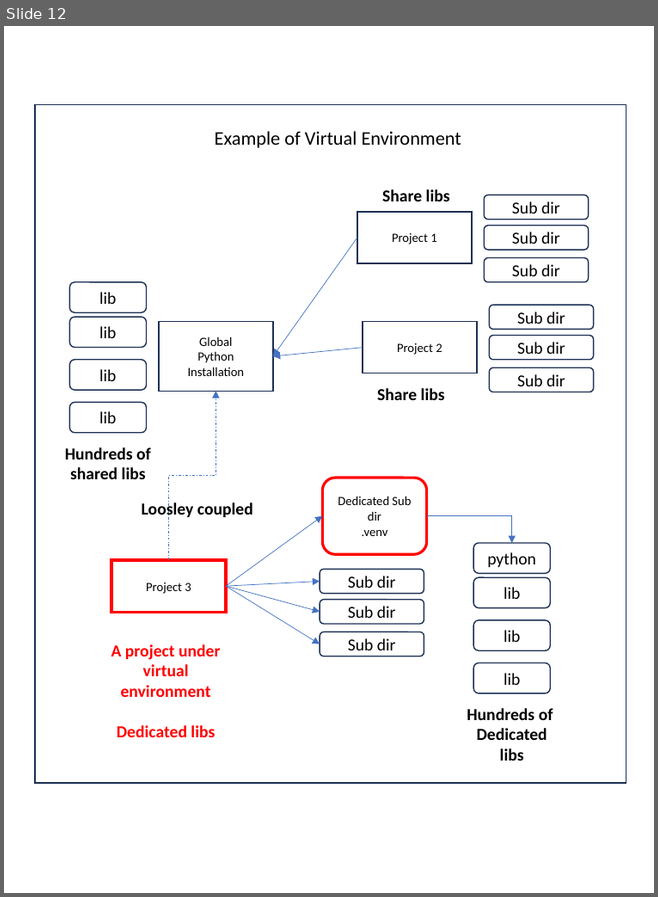
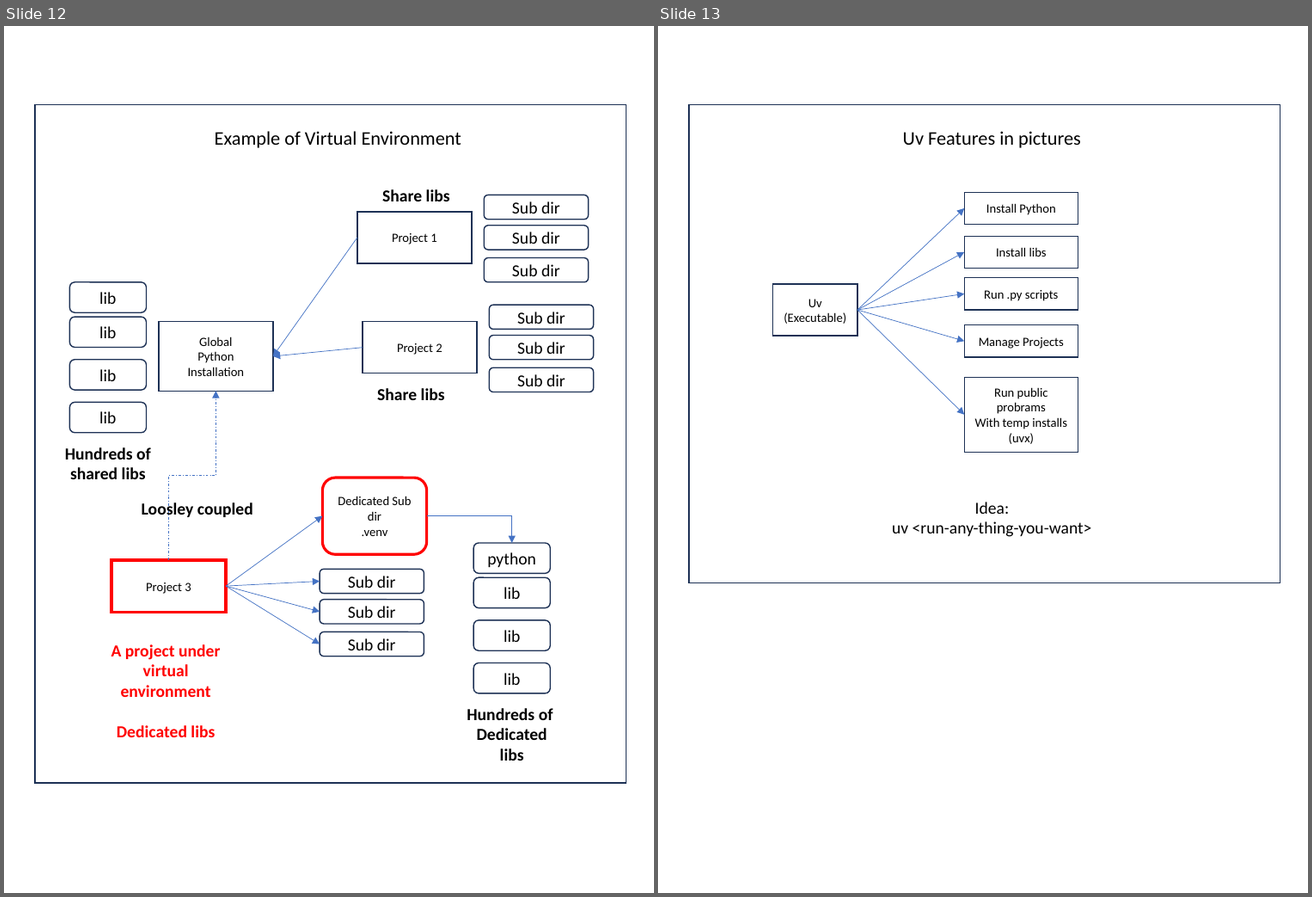
Before and after one commit to SatyaKomatineni/articles-repo, a slide deck: general-tech-figures.pptx. Shown side by side, each under a label of ours: slide 12 before the commit, slides 12 and 13 after it. The pictures are 658x897 and 1312x897 pixels, drawn with LibreOffice and Linux fonts; fonts in the diff are those of the drawing. Boxes give left, top, right and bottom in pixels: in the first picture for what was removed or moved away, otherwise in the second. Text is boxed around its words. In the diff, an @@ line names an element or a change of style, - is before the commit and + after.

```diff
--- a/general-tech-figures.pptx
+++ b/general-tech-figures.pptx
@@ slide 13 added at <box>658,26,1308,893</box>, background #FFFFFF @@
@@ rectangle added at <box>689,105,1281,582</box>, outline #1E3256 1 pt @@
@@ text added at <box>903,131,1081,148</box>, 16 pt, text #000000 @@
+Uv Features in pictures
@@ rectangle added at <box>964,193,1078,225</box>, outline #1E3256 1 pt, 10.5 pt, text #000000 @@
+Install Python
@@ arrow added from (858, 310) to (964, 208), #4472C4 0.5 pt @@
@@ arrow added from (858, 310) to (964, 252), #4472C4 0.5 pt @@
@@ rectangle added at <box>964,236,1078,268</box>, outline #1E3256 1 pt, 10.5 pt, text #000000 @@
+Install libs
@@ rectangle added at <box>964,277,1078,310</box>, outline #1E3256 1 pt, 10.5 pt, text #000000 @@
+Run .py scripts
@@ rectangle added at <box>773,284,858,336</box>, outline #1E3256 1 pt, 10.5 pt, text #000000 @@
+Uv
+(Executable)
@@ arrow added from (858, 310) to (964, 293), #4472C4 0.5 pt @@
@@ arrow added from (858, 310) to (964, 341), #4472C4 0.5 pt @@
@@ arrow added from (858, 310) to (964, 415), #4472C4 0.5 pt @@
@@ rectangle added at <box>964,325,1078,357</box>, outline #1E3256 1 pt, 10.5 pt, text #000000 @@
+Manage Projects
@@ rectangle added at <box>964,377,1078,452</box>, outline #1E3256 1 pt, 10.5 pt, text #000000 @@
+Run public probrams
+With temp installs
+(uvx)
@@ text added at <box>892,502,1092,537</box>, 14 pt, text #000000 @@
+Idea:
+uv <run-any-thing-you-want>
```
Also in this commit, not shown: 1 other slide added, 4 other files.
